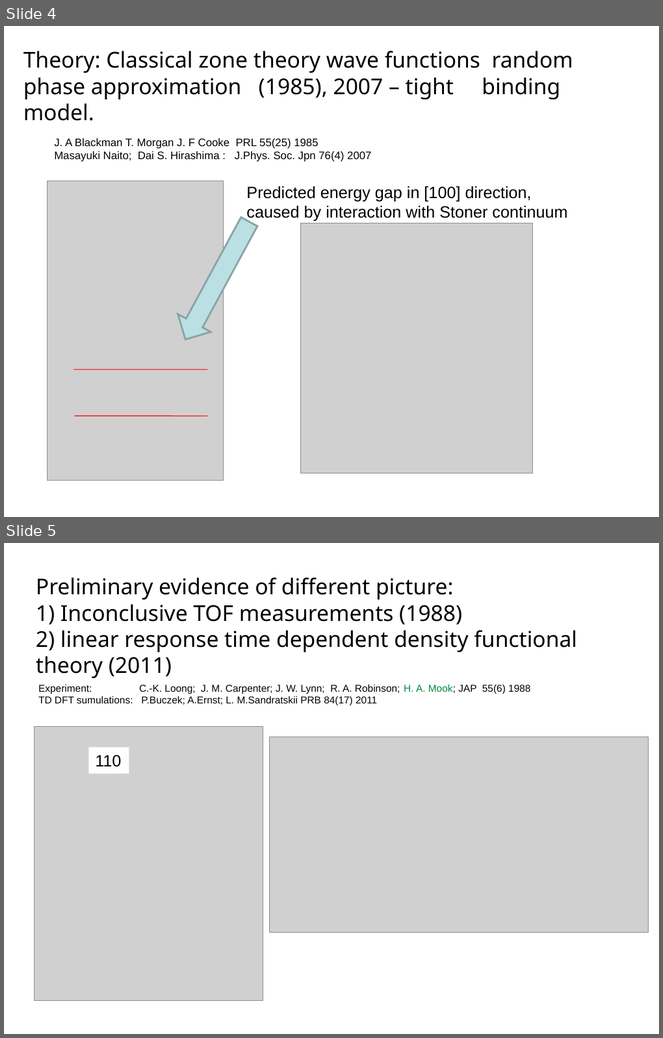
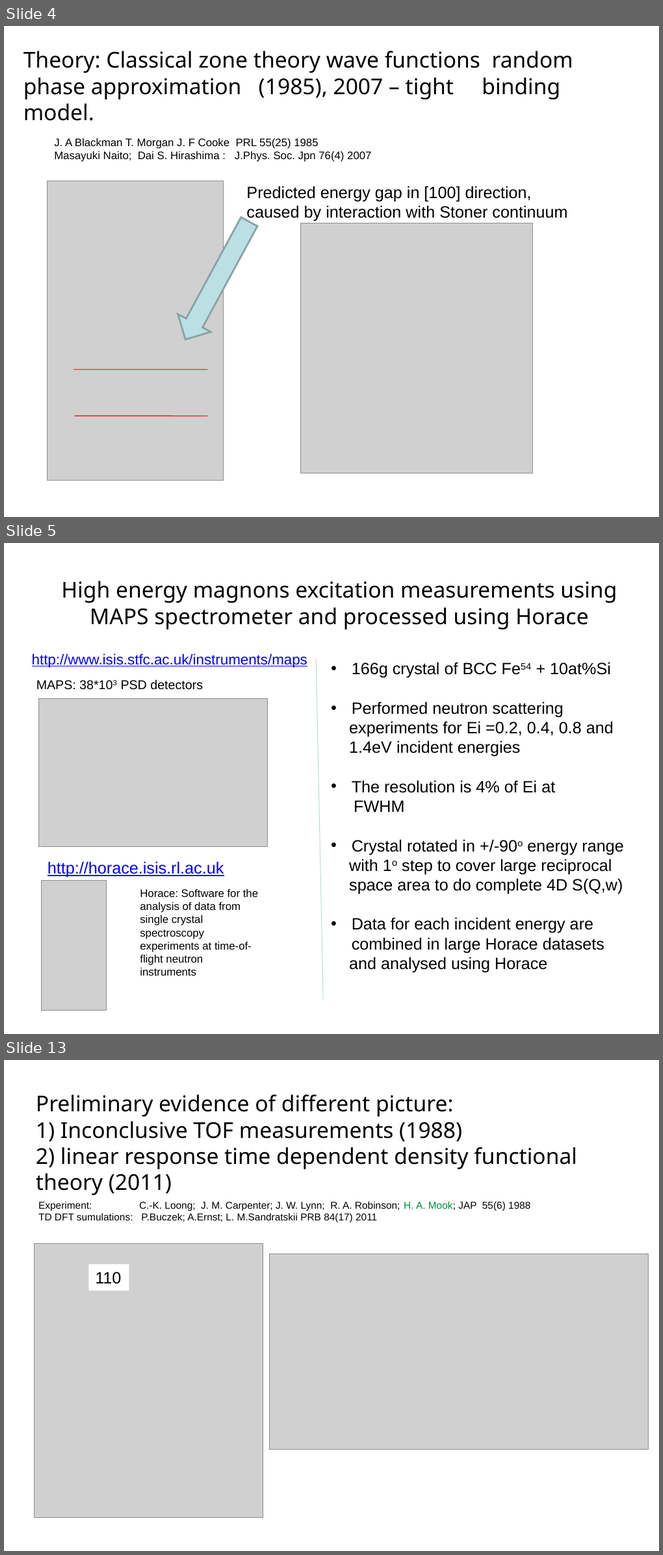
Before and after one commit to abuts/Fe, a slide deck: June2017/Icns2017/ICNS2017.ppt. Shown one above the other, each under a label of ours: slides 4 and 5 before the commit, slides 4, 5 and 13 after it; the slides between them are not shown. The pictures are 663x1038 and 663x1555 pixels, drawn with LibreOffice and Linux fonts; fonts in the diff are those of the drawing; grey boxes stand for pictures; background and template pictures are left out. Boxes give left, top, right and bottom in pixels: in the first picture for what was removed or moved away, otherwise in the second. Text is boxed around its words. In the diff, an @@ line names an element or a change of style, - is before the commit and + after.

```diff
--- a/June2017/Icns2017/ICNS2017.ppt
+++ b/June2017/Icns2017/ICNS2017.ppt
@@ slide 5 added at bbox=[4, 543, 659, 1034], background #FFFFFF @@
@@ title added at bbox=[61, 581, 617, 629], 24 pt, text #000000 @@
+High energy magnons excitation measurements using MAPS spectrometer and processed using Horace
@@ text added at bbox=[32, 653, 308, 668], 16 pt, text #0000FF, underline @@
+http://www.isis.stfc.ac.uk/instruments/maps
@@ line added from (316, 659) to (323, 1001), #B6DCDF 0.74 pt @@
@@ rectangle added at bbox=[30, 674, 301, 696], fill #FFFFFF, 14 pt, text #000000 @@
+MAPS: 38*103 PSD detectors
@@ text added at bbox=[349, 662, 623, 973], 18 pt, text #000000 @@
+• 166g crystal of BCC Fe54 + 10at%Si
+• Performed neutron scattering
+experiments for Ei =0.2, 0.4, 0.8 and
+1.4eV incident energies
+• The resolution is 4% of Ei at
+FWHM
+• Crystal rotated in +/-90o energy range
+with 1o step to cover large reciprocal
+space area to do complete 4D S(Q,w)
+• Data for each incident energy are combined in large Horace datasets
+and analysed using Horace
@@ picture added at bbox=[38, 698, 267, 847] @@
@@ text added at bbox=[48, 861, 224, 877], 18 pt, text #0000FF, underline @@
+http://horace.isis.rl.ac.uk
@@ picture added at bbox=[41, 881, 107, 1011] @@
@@ text added at bbox=[140, 889, 258, 976], 12 pt, text #000000 @@
+Horace: Software for the analysis of data from single crystal spectroscopy experiments at time-of-flight neutron instruments
@@ what was slide 5 is now slide 13 @@
```
Also in this commit, not shown: 5 slides changed, 4 other slides added, 2 slides removed, 2 other files.
